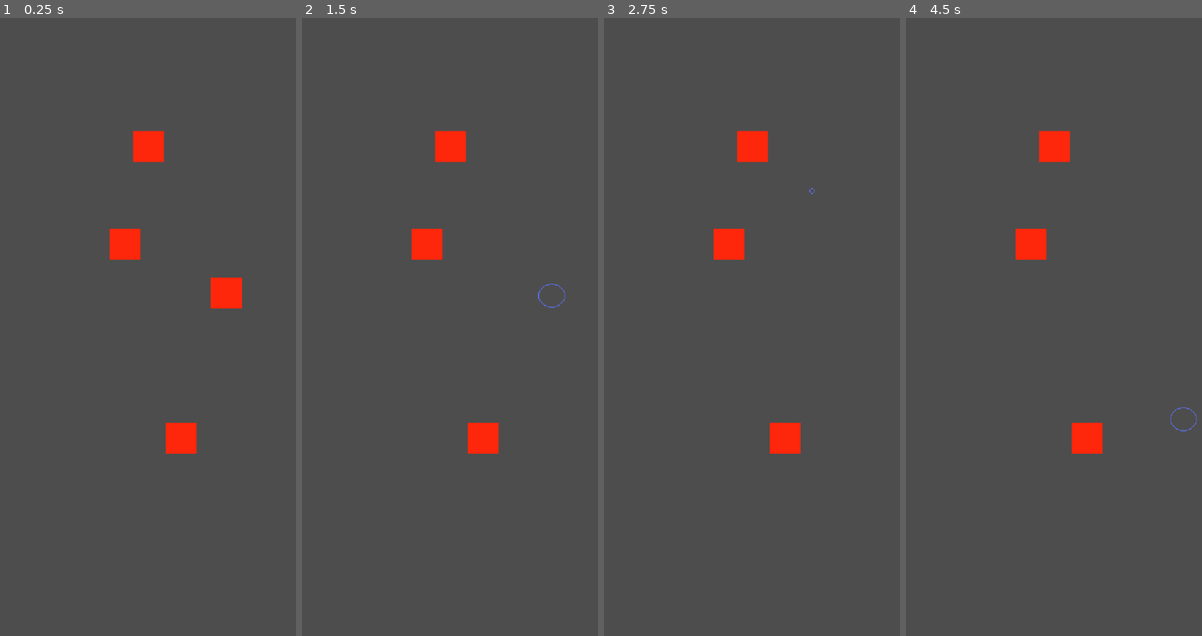
Above: before the commit, frames 1-4 (left to right).
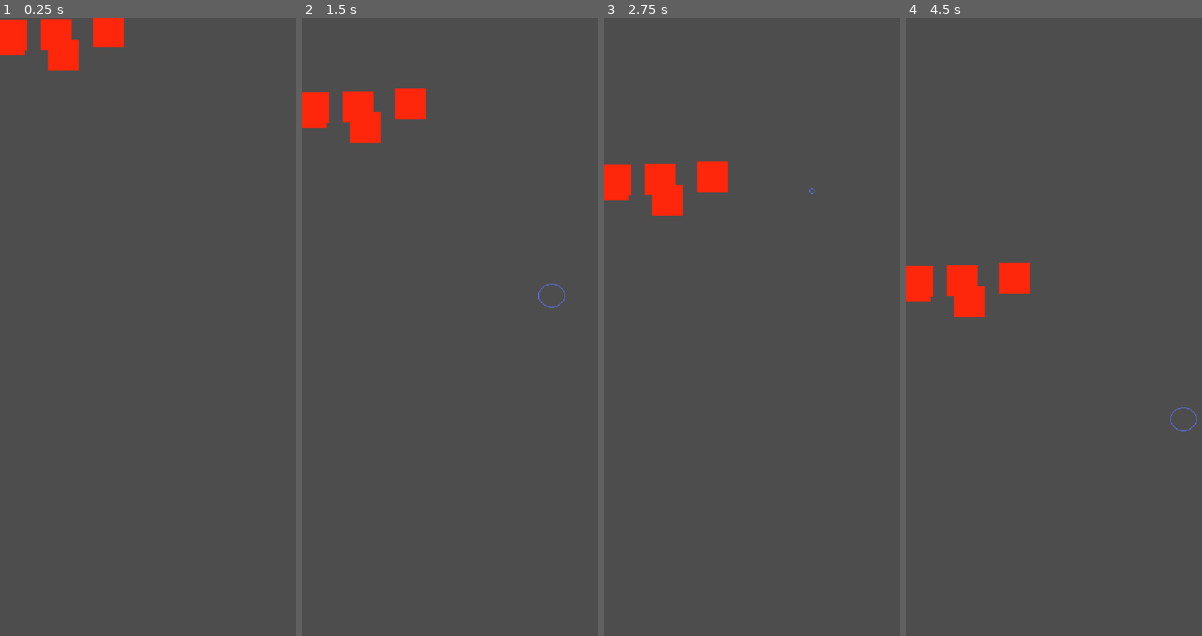
Above: after the commit, the same moments.

Repository: Mholliday6611/giant-siege
Game: Godot game, scene res://scenes/game_world.tscn
Two runs of this game, one before a commit and one after it. Both use one fixed random seed, a clock stepped at 60 frames per second and the inputs below.
Inputs (mouse positions are in pixels of both pictures, inside the frame that each line leads up to):
- Up to frame 1 (0.25 s): no input
- Up to frame 2 (1.5 s): move the mouse to (550, 296) at 0.52 s; press the mouse at (550, 296) at 0.53 s; move the mouse to (405, 357) at 1.27 s; release the mouse at (405, 357) at 1.28 s; click (405, 357) at 1.35 s
- Up to frame 3 (2.75 s): move the mouse to (811, 191) at 2.02 s; press the mouse at (811, 191) at 2.03 s
- Up to frame 4 (4.5 s): move the mouse to (1062, 450) at 2.77 s; release the mouse at (1062, 450) at 2.78 s; click (1062, 450) at 2.85 s; move the mouse to (1184, 419) at 3.52 s; press the mouse at (1184, 419) at 3.53 s; move the mouse to (974, 234) at 4.27 s; release the mouse at (974, 234) at 4.28 s; click (974, 234) at 4.35 s

The runs differ from the first frame. In frame 1, 4.1% of the frame differs, in the area x 0-82%, y 0-71%; in frame 2, 3.6%; in frame 3, 3.6%; in frame 4, 3.6%.

Commit message:
Add enemy super janky spawner

Diff:
--- /dev/null
+++ b/enemy_spawner.gd
@@ -0,0 +1,31 @@
+extends Area2D
+
+@export var enemy_scene: PackedScene = preload("res://scenes/enemy.tscn")
+@export var enemy_amount = 5
+@onready var collision_shape: CollisionShape2D = $CollisionShape2D
+var has_spawned = false
+
+func _physics_process(delta: float) -> void:
+	if !has_spawned:
+		for i in range(enemy_amount):
+			spawn_enemy()
+		has_spawned = true
+
+func spawn_enemy():
+	if not enemy_scene or not collision_shape.shape is RectangleShape2D:
+		return
+	# 1. Get the rectangle extents and center
+	var shape: RectangleShape2D = collision_shape.shape as RectangleShape2D
+	var extents: Vector2 = shape.size / 2
+	var center: Vector2 = global_position
+
+	# 2. Calculate a random position inside the Area2D
+	var random_x = randf_range(0, extents.x)
+	var random_y = randf_range(0, extents.y)
+	var spawn_pos = center + Vector2(random_x, random_y)
+	# 3. Instantiate and place the enemy
+	var enemy_instance = enemy_scene.instantiate()
+	enemy_instance.global_position = spawn_pos
+	print(enemy_instance)
+	# Add to scene (use call_deferred if spawning during physics processing)
+	get_parent().add_child(enemy_instance)
--- /dev/null
+++ b/scenes/enemy_spawner.tscn
@@ -0,0 +1,6 @@
+[gd_scene format=3 uid="uid://e27ubdi7p8sy"]
+
+[ext_resource type="Script" uid="uid://d1lmpd05kyot5" path="res://enemy_spawner.gd" id="1_ks1gq"]
+
+[node name="EnemySpawner" type="Area2D" unique_id=1484531503]
+script = ExtResource("1_ks1gq")
--- a/scenes/game_world.tscn
+++ b/scenes/game_world.tscn
@@ -1,20 +1,17 @@
 [gd_scene format=3 uid="uid://o0j36srxjy86"]
 
 [ext_resource type="PackedScene" uid="uid://dqrok77spng11" path="res://scenes/player.tscn" id="1_47u71"]
-[ext_resource type="PackedScene" uid="uid://dd11vde02imou" path="res://scenes/enemy.tscn" id="2_ywgp6"]
+[ext_resource type="PackedScene" uid="uid://e27ubdi7p8sy" path="res://scenes/enemy_spawner.tscn" id="2_47u71"]
+
+[sub_resource type="RectangleShape2D" id="RectangleShape2D_ywgp6"]
+size = Vector2(255, 60.5)
 
 [node name="GameWorld" type="Node2D" unique_id=404435621]
 
 [node name="Player" parent="." unique_id=267862108 instance=ExtResource("1_47u71")]
 
-[node name="Enemy" parent="." unique_id=374857170 instance=ExtResource("2_ywgp6")]
-position = Vector2(130, 234)
+[node name="EnemySpawner" parent="." unique_id=1484531503 instance=ExtResource("2_47u71")]
 
-[node name="Enemy2" parent="." unique_id=842424572 instance=ExtResource("2_ywgp6")]
-position = Vector2(188, 435)
-
-[node name="Enemy3" parent="." unique_id=1010430996 instance=ExtResource("2_ywgp6")]
-position = Vector2(235, 285)
-
-[node name="Enemy4" parent="." unique_id=804668636 instance=ExtResource("2_ywgp6")]
-position = Vector2(154, 133)
+[node name="CollisionShape2D" type="CollisionShape2D" parent="EnemySpawner" unique_id=1670503806]
+position = Vector2(172, 30.75)
+shape = SubResource("RectangleShape2D_ywgp6")
--- a/scripts/enemy.gd
+++ b/scripts/enemy.gd
@@ -1,14 +1,15 @@
 extends Node2D
 
+@export var SPEED = 1
 
 # Called when the node enters the scene tree for the first time.
 func _ready() -> void:
-	pass # Replace with function body.
+	print(global_position)
 
 
 # Called every frame. 'delta' is the elapsed time since the previous frame.
-func _process(delta: float) -> void:
-	pass
+func _physics_process(delta: float) -> void:
+	position.y += SPEED
 
 
 func _on_health_component_died() -> void:
Not shown, added: enemy_spawner.gd.uid
